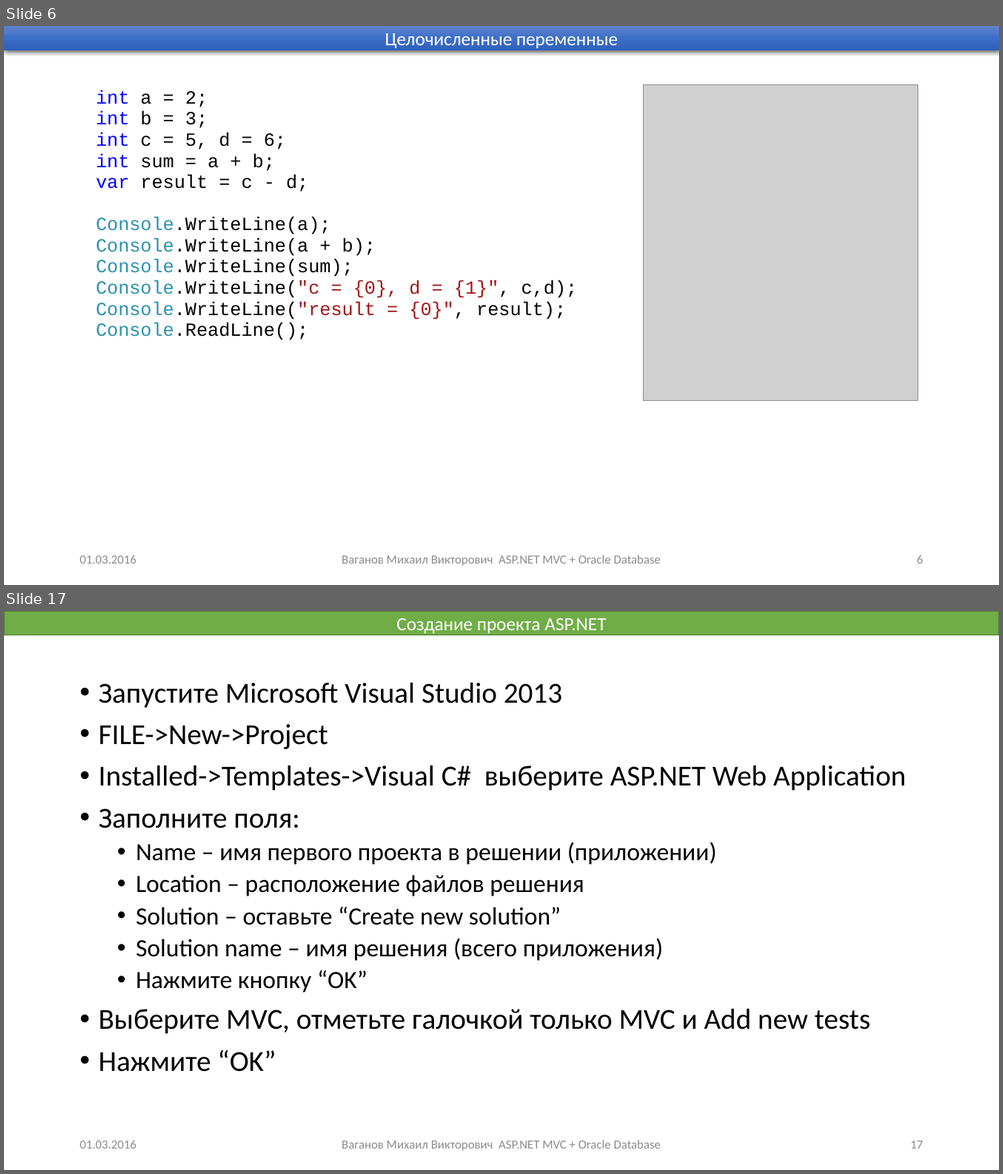
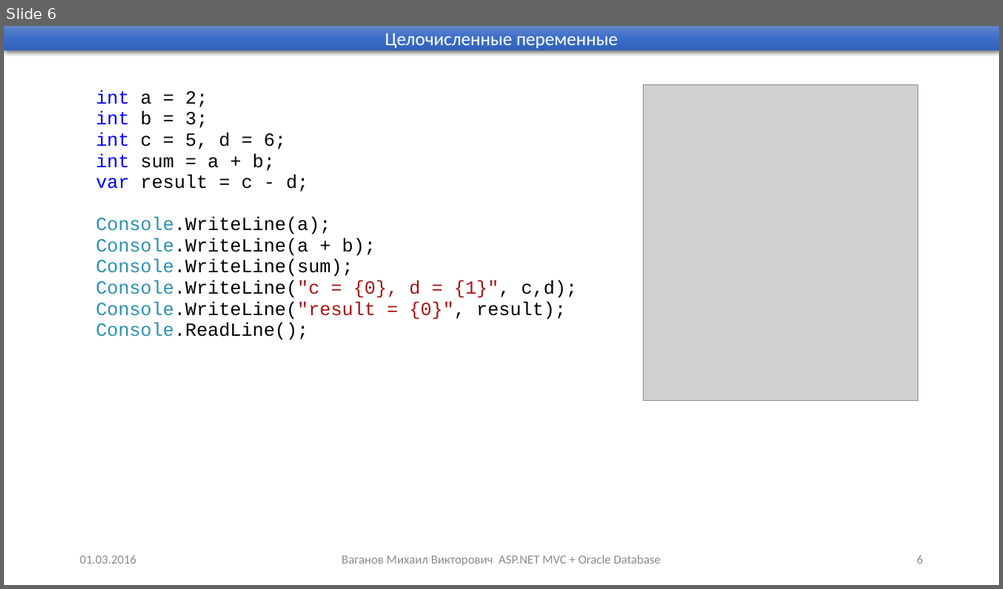
Before and after one commit to Mikhail-Vaganov/psu-applicants, a slide deck: Presentations/Занятие 1.pptx. Shown one above the other, each under a label of ours: slides 6 and 17 before the commit, slide 6 after it; the slides between them are not shown. The pictures are 1003x1174 and 1003x589 pixels, drawn with LibreOffice and Linux fonts; fonts in the diff are those of the drawing; grey boxes stand for pictures. Boxes give left, top, right and bottom in pixels: in the first picture for what was removed or moved away, otherwise in the second. Text is boxed around its words. In the diff, an @@ line names an element or a change of style, - is before the commit and + after.

```diff
--- a/Presentations/Занятие 1.pptx
+++ b/Presentations/Занятие 1.pptx
@@ slide 17 removed at (4, 611, 999, 1170), background #FFFFFF @@
@@ rectangle removed at (4, 611, 999, 635) @@
-Создание проекта ASP.NET
@@ text removed at (99, 682, 905, 1072) @@
-• Запустите Microsoft Visual Studio 2013
-• FILE->New->Project
-• Installed->Templates->Visual C# выберите ASP.NET Web Application
-• Заполните поля:
-  • Name – имя первого проекта в решении (приложении)
-  • Location – расположение файлов решения
-  • Solution – оставьте “Create new solution”
-  • Solution name – имя решения (всего приложения)
-  • Нажмите кнопку “OK”
-• Выберите MVC, отметьте галочкой только MVC и Add new tests
-• Нажмите “OK”
@@ text removed at (79, 1141, 136, 1149) @@
-01.03.2016
@@ text removed at (341, 1140, 660, 1151) @@
-Ваганов Михаил Викторович ASP.NET MVC + Oracle Database
@@ page number removed at (910, 1141, 922, 1149) @@
-17
```
Also in this commit, not shown: 7 slides changed, 1 slide added, 16 other slides removed, 4 other files.
